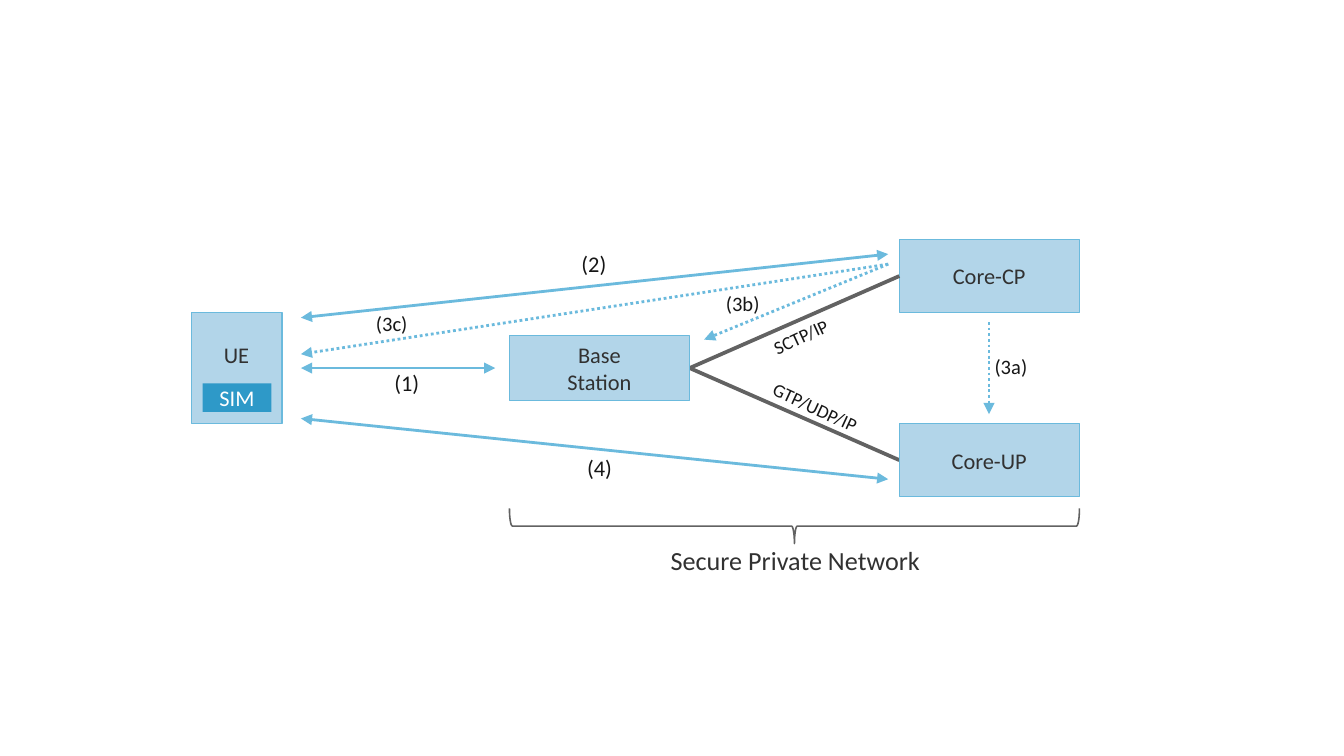
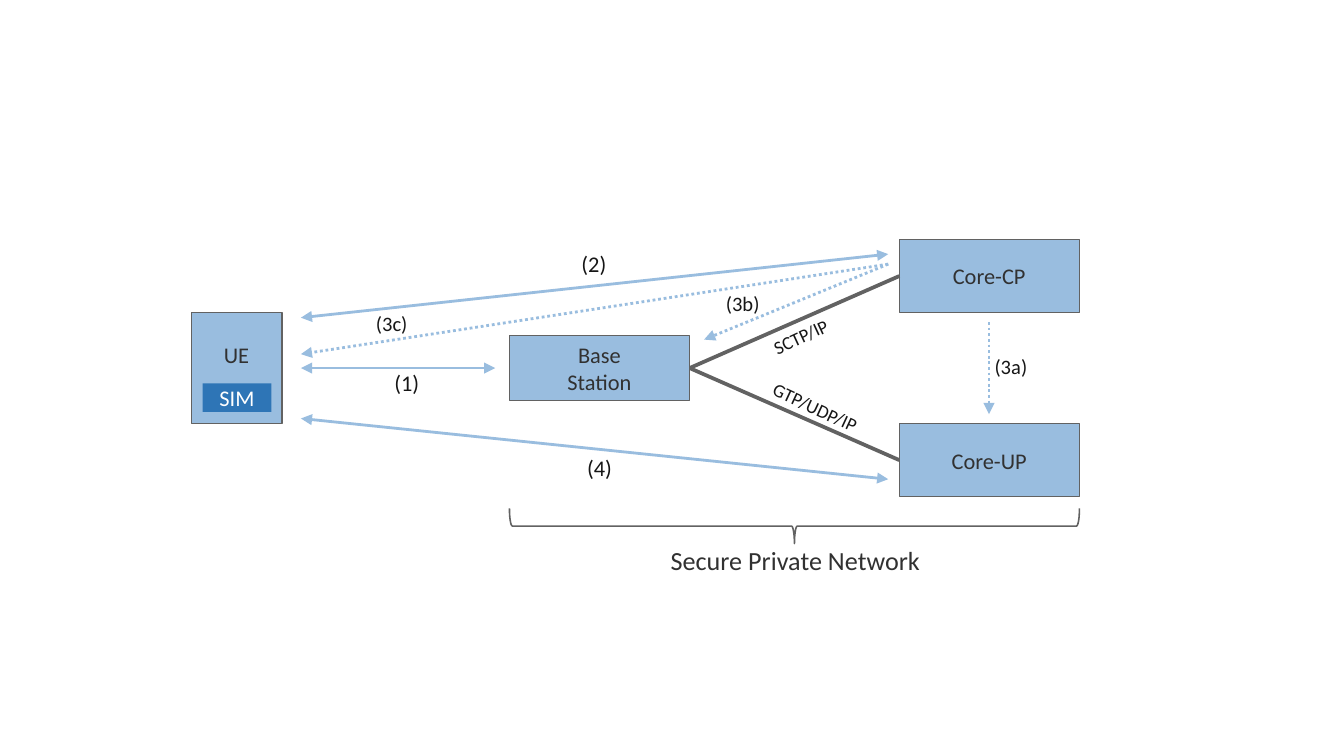
Before and after one commit to SystemsApproach/private5g, a slide deck: slide 12 of figures.pptx. Drawn at 1344x756 pixels with LibreOffice and Linux fonts; fonts in the diff are those of the drawing. Boxes give left, top, right and bottom in pixels: in the first picture for what was removed or moved away, otherwise in the second. Text is boxed around its words. In the diff, an @@ line names an element or a change of style, - is before the commit and + after.

```diff
--- a/figures.pptx
+++ b/figures.pptx
@@ double arrow (301, 317) - (888, 254): stroke #6BBADD 1.5 pt to #99BDDF 1.5 pt @@
@@ arrow (888, 265) - (301, 355): stroke #6BBADD 1.5 pt dashed to #99BDDF 1.5 pt dashed @@
@@ arrow (888, 265) - (704, 340): stroke #6BBADD 1.5 pt dashed to #99BDDF 1.5 pt dashed @@
@@ fill #B2D5EA to #99BDDF; outline #6BBADD 0.75 pt to #626262 0.75 pt in 4 elements at (x1=899, y1=423, x2=1079, y2=496), (x1=899, y1=239, x2=1079, y2=312), (x1=509, y1=336, x2=689, y2=401), (x1=191, y1=313, x2=281, y2=425) @@
@@ arrow (989, 323) - (989, 414): stroke #6BBADD 1.5 pt dashed to #99BDDF 1.5 pt dashed @@
@@ rectangle "SIM" at (x1=203, y1=383, x2=271, y2=411): fill #2E99C8 to #2E75B6 @@
@@ double arrow (301, 368) - (495, 368): stroke #6BBADD 1.5 pt to #99BDDF 1.5 pt @@
@@ double arrow (301, 418) - (888, 480): stroke #6BBADD 1.5 pt to #99BDDF 1.5 pt @@
```
Also in this commit, not shown: 23 other slides changed, 3 slides removed, 29 other files.
